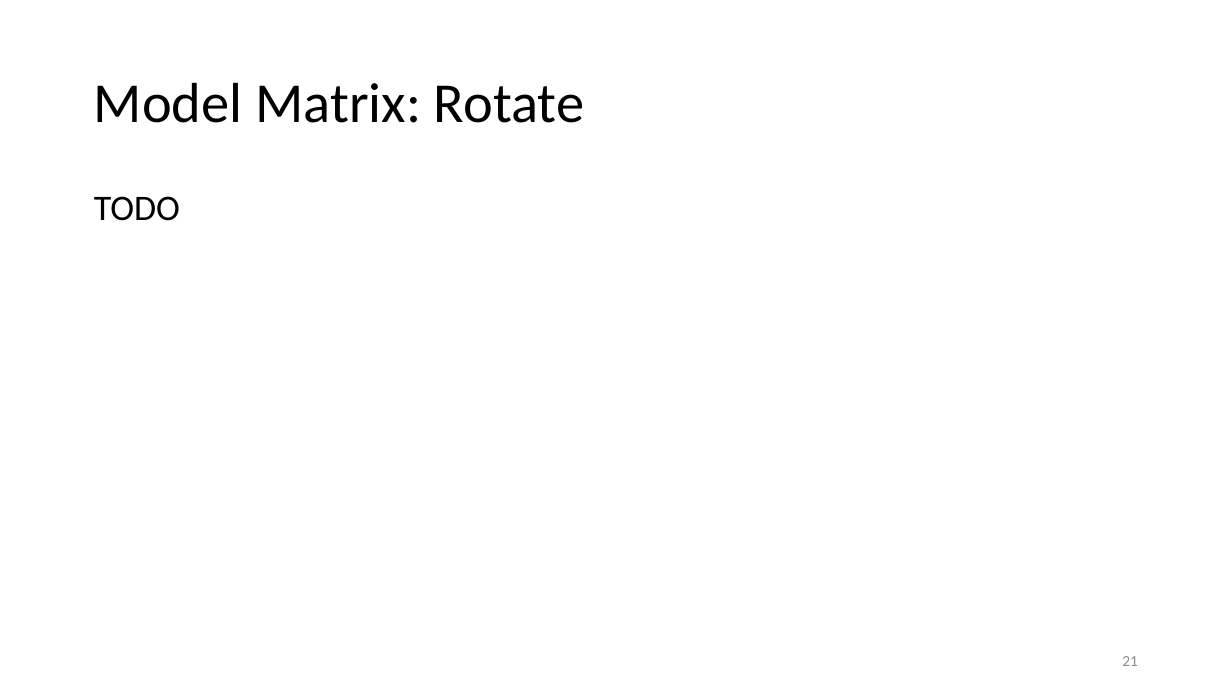
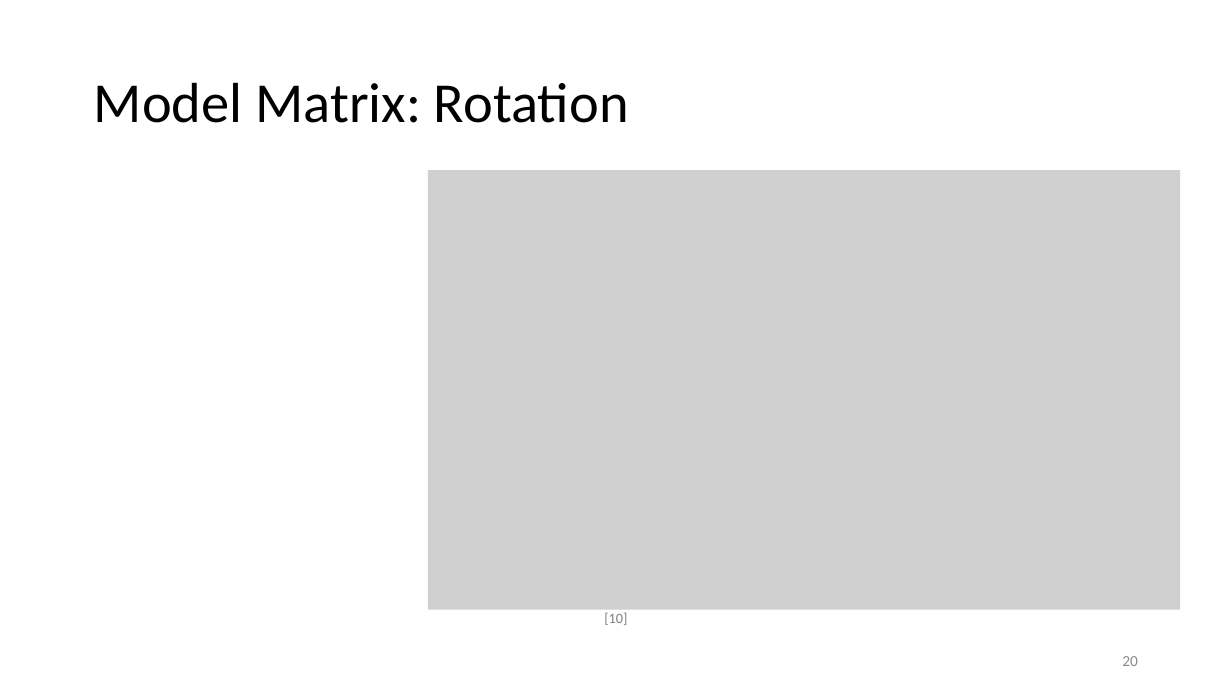
Before and after one commit to ShepherdJerred-homework/seminar-presentation, a slide deck: slide 20 of presentation.pptx (slide 21 before the commit). Drawn at 1232x693 pixels with LibreOffice and Linux fonts; fonts in the diff are those of the drawing; grey boxes stand for pictures. Boxes give left, top, right and bottom in pixels: in the first picture for what was removed or moved away, otherwise in the second. Text is boxed around its words. In the diff, an @@ line names an element or a change of style, - is before the commit and + after.

```diff
--- a/presentation.pptx
+++ b/presentation.pptx
@@ title at box(94, 82, 629, 123): text changed @@
-Model Matrix: Rotate
+Model Matrix: Rotation
@@ picture added at box(428, 170, 804, 610) @@
@@ picture added at box(804, 170, 1180, 610) @@
@@ text removed at box(94, 196, 180, 221) @@
-TODO
@@ text added at box(604, 613, 627, 625), 11.1 pt, text #808080 @@
+[10]
@@ page number at box(1122, 656, 1138, 666): text changed @@
-21
+20
```
Also in this commit, not shown: 8 other slides changed, 1 slide added, 1 slide removed, 1 other file.
